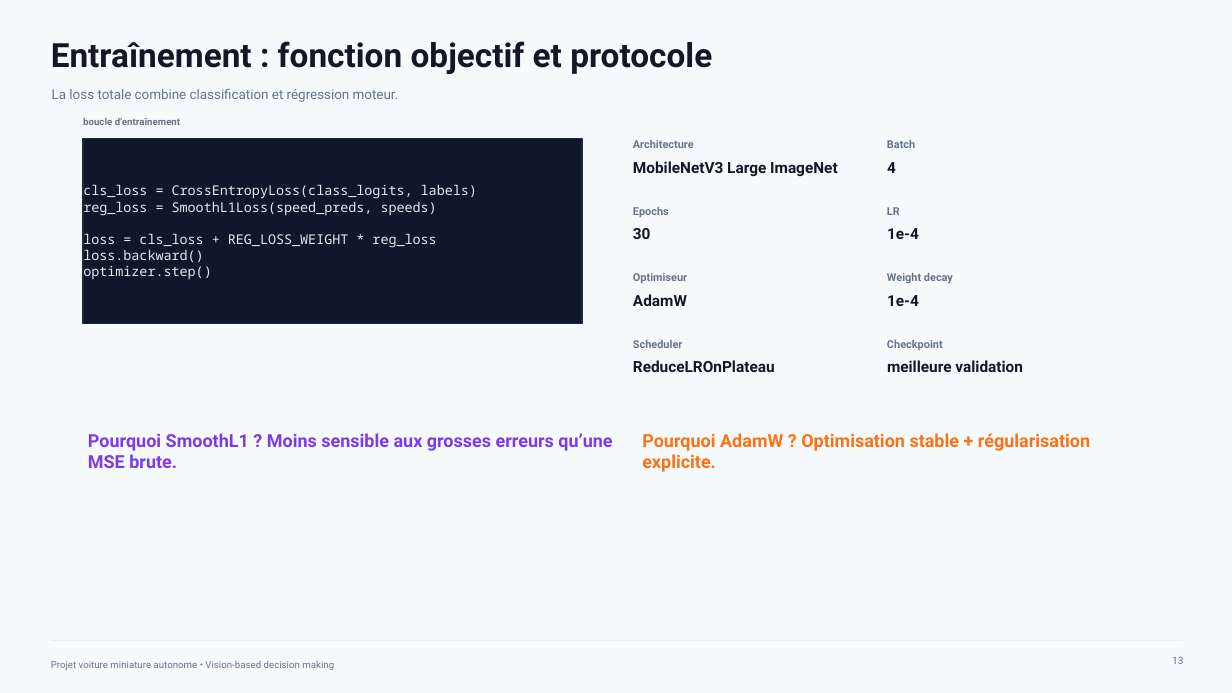
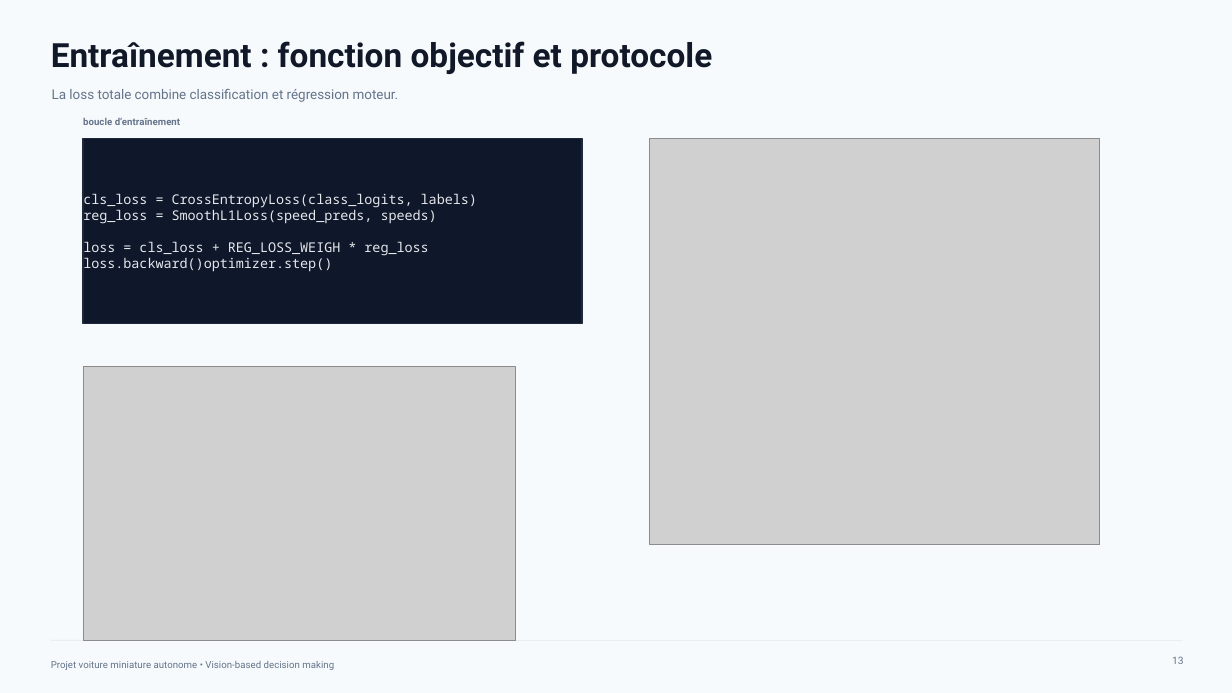
Before and after one commit to ENIB-PROJECTS/Autonomous-Driving-Car, a slide deck: slide 15 of Soutenance_Autonomous_Driving_Car.pptx (slide 19 before the commit). Drawn at 1232x693 pixels with LibreOffice and Linux fonts; fonts in the diff are those of the drawing; grey boxes stand for pictures. Boxes give left, top, right and bottom in pixels: in the first picture for what was removed or moved away, otherwise in the second. Text is boxed around its words. In the diff, an @@ line names an element or a change of style, - is before the commit and + after.

```diff
--- a/Soutenance_Autonomous_Driving_Car.pptx
+++ b/Soutenance_Autonomous_Driving_Car.pptx
@@ text removed at (633,140,694,148) @@
-Architecture
@@ picture added at (650,139,1100,544) @@
@@ text removed at (887,140,915,148) @@
-Batch
@@ text removed at (633,161,838,176) @@
-MobileNetV3 Large ImageNet
@@ text removed at (887,162,896,173) @@
-4
@@ text removed at (633,207,669,217) @@
-Epochs
@@ text removed at (887,207,900,215) @@
-LR
@@ text removed at (633,228,651,239) @@
-30
@@ text removed at (887,228,919,239) @@
-1e-4
@@ text in rectangle at (83,241,428,272): text changed @@
-loss = cls_loss + REG_LOSS_WEIGHT * reg_loss
-loss.backward()
-optimizer.step()
+loss = cls_loss + REG_LOSS_WEIGH * reg_loss
+loss.backward()optimizer.step()
@@ text removed at (633,273,687,283) @@
-Optimiseur
@@ text removed at (633,294,687,306) @@
-AdamW
@@ text removed at (887,273,953,284) @@
-Weight decay
@@ text removed at (887,295,919,306) @@
-1e-4
@@ text removed at (633,340,683,348) @@
-Scheduler
@@ text removed at (887,340,943,350) @@
-Checkpoint
@@ picture added at (83,367,516,640) @@
@@ text removed at (633,360,775,372) @@
-ReduceLROnPlateau
@@ text removed at (887,360,1023,372) @@
-meilleure validation
@@ text removed at (88,433,612,468) @@
-Pourquoi SmoothL1 ? Moins sensible aux grosses erreurs qu’une MSE brute.
@@ text removed at (642,433,1090,472) @@
-Pourquoi AdamW ? Optimisation stable + régularisation explicite.
```
Also in this commit, not shown: 3 other slides changed, 12 slides removed, 2 other files.
